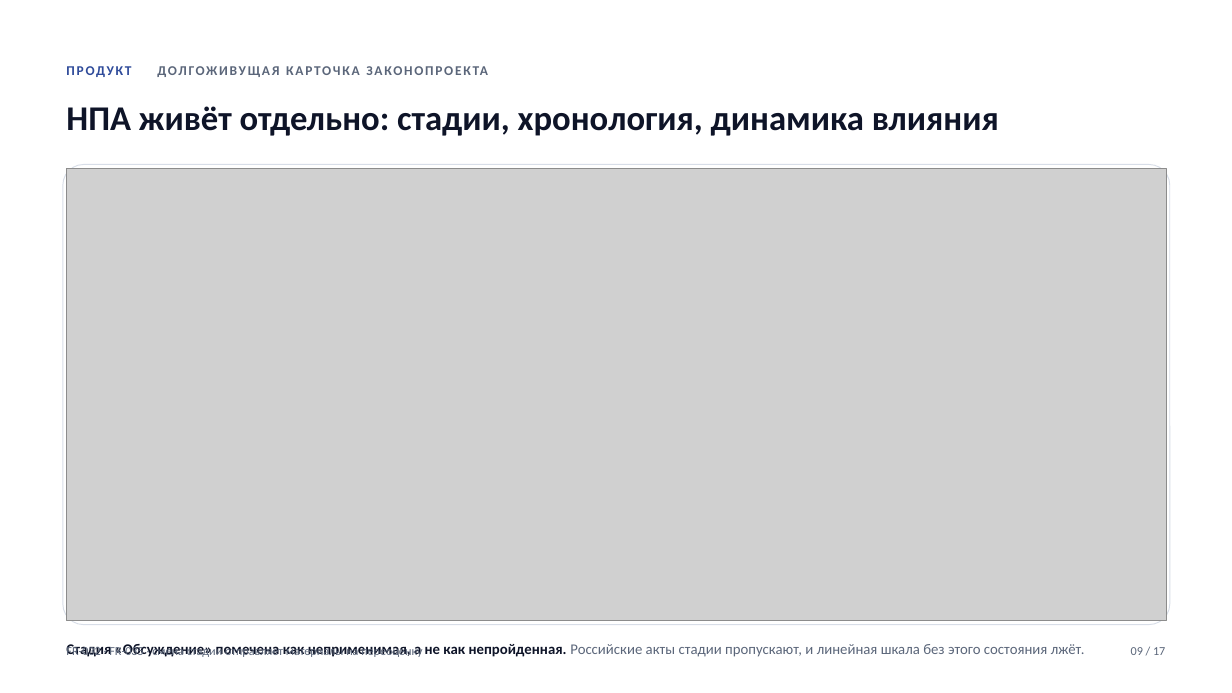
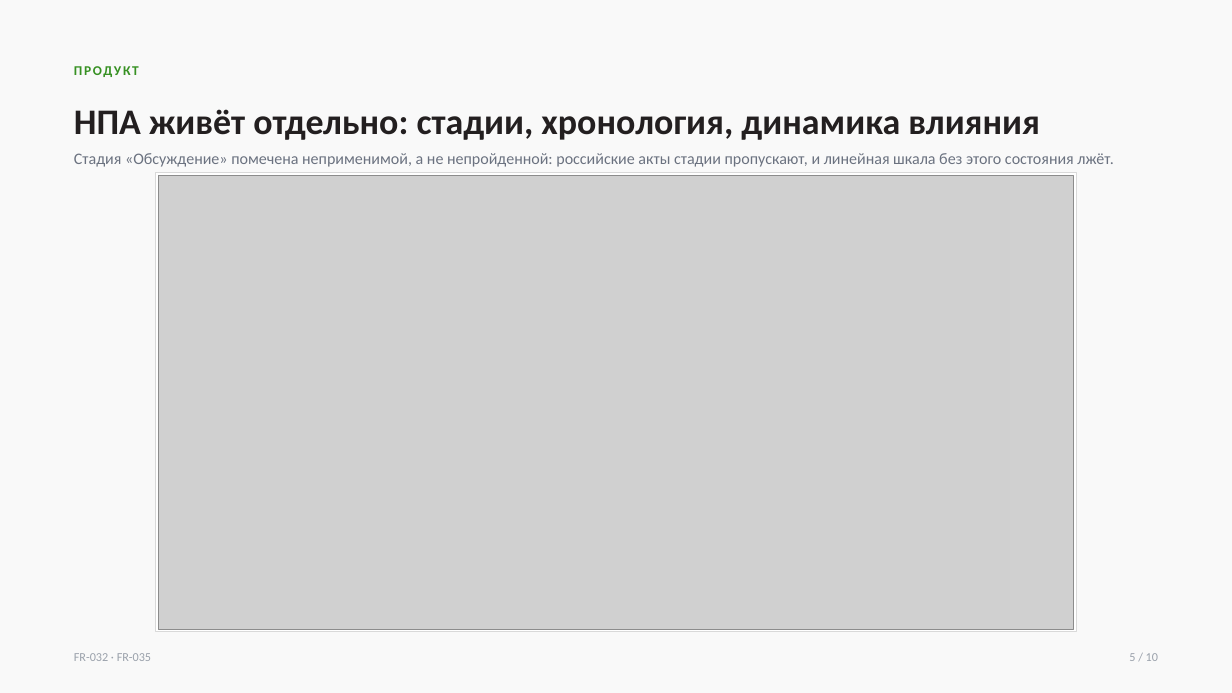
Before and after one commit to veceloe/ai-gpr-center-cifra, a slide deck: slide 6 of docs/product/presentation.pptx (slide 9 before the commit). Drawn at 1232x693 pixels with LibreOffice and Linux fonts; fonts in the diff are those of the drawing; grey boxes stand for pictures; background and template pictures are left out. Boxes give left, top, right and bottom in pixels: in the first picture for what was removed or moved away, otherwise in the second. Text is boxed around its words. In the diff, an @@ line names an element or a change of style, - is before the commit and + after.

```diff
--- a/docs/product/presentation.pptx
+++ b/docs/product/presentation.pptx
@@ rectangle added at bbox=[0, 0, 1232, 693], fill #F9F9F9 @@
@@ text at bbox=[74, 66, 139, 77]: text changed; text colour #5B667A to #379123 @@
-ПРОДУКТ ДОЛГОЖИВУЩАЯ КАРТОЧКА ЗАКОНОПРОЕКТА
+ПРОДУКТ
@@ text "НПА живёт отдельно: стадии, хронология, ...": place and size @@
-text "НПА живёт отдельно: стадии, хронология, ..." at bbox=[66, 106, 999, 136]
+text "НПА живёт отдельно: стадии, хронология, ..." at bbox=[74, 109, 1040, 140]
@@ text "НПА живёт отдельно: стадии, хронология, ..." at bbox=[74, 109, 1040, 140]: size 27 to 28 pt, text colour #0E1428 to #231F20; line spacing 1.08 to 1.14 @@
@@ rounded rectangle removed at bbox=[63, 165, 1170, 625] @@
@@ text at bbox=[74, 153, 1113, 167]: text changed; size 11.5 to 12.5 pt; text colour #5B667A to #6B7280 @@
-Стадия «Обсуждение» помечена как неприменимая, а не как непройденная. Российские акты стадии пропускают, и линейная шкала без этого состояния лжёт.
+Стадия «Обсуждение» помечена неприменимой, а не непройденной: российские акты стадии пропускают, и линейная шкала без этого состояния лжёт.
@@ rectangle added at bbox=[156, 173, 1077, 632], fill #FFFFFF, outline #D9D9D9 0.75 pt @@
@@ picture: place and size @@
-picture at bbox=[67, 168, 1166, 621]
+picture at bbox=[159, 176, 1074, 629]
@@ text at bbox=[74, 653, 151, 661]: text changed; text colour #5B667A to #9AA1AB @@
-FR-032 · FR-035 · смена стадии отправляет материалы на переоценку
+FR-032 · FR-035
@@ text added at bbox=[1129, 653, 1158, 661], 9.5 pt, text #9AA1AB @@
+5 / 10
@@ text removed at bbox=[1131, 647, 1165, 655] @@
-09 / 17
```
Also in this commit, not shown: 3 other slides changed, 6 slides added, 13 slides removed, 4 other files.
